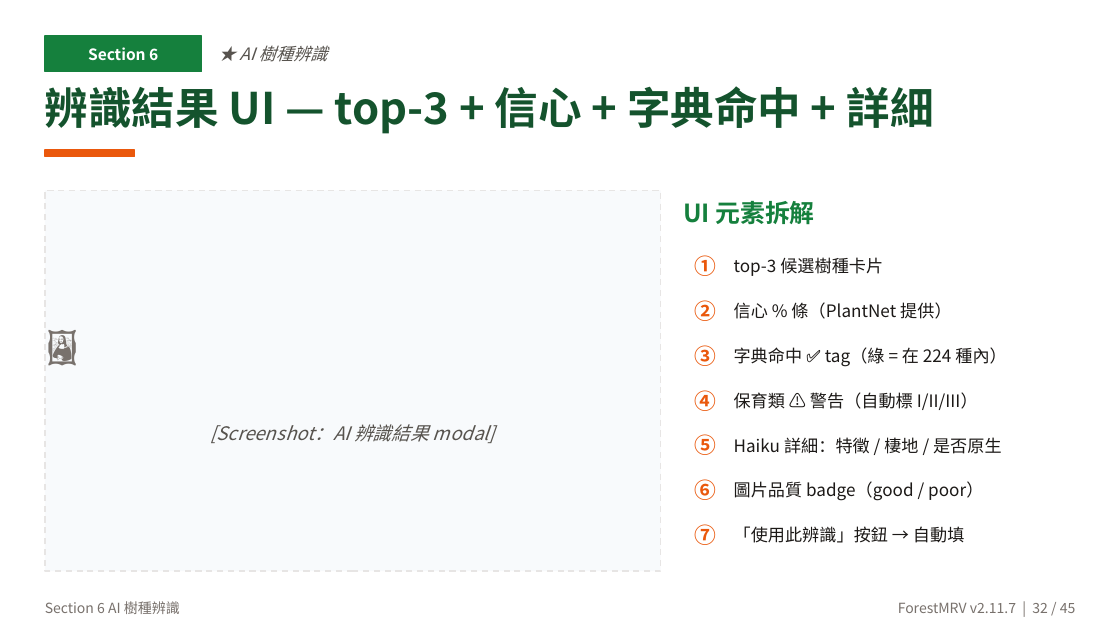
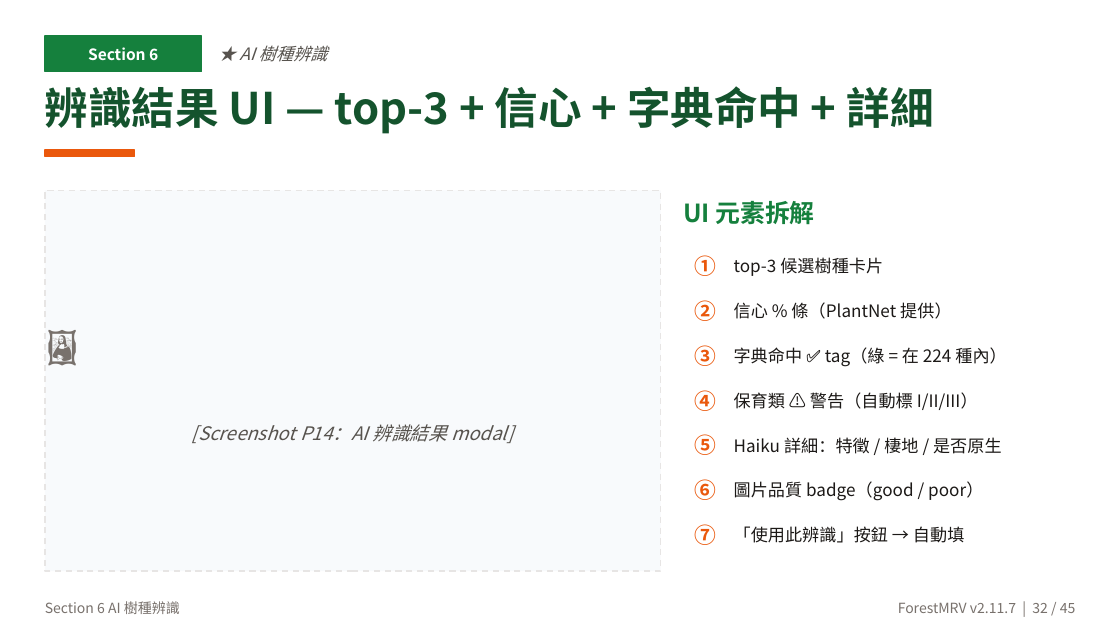
Before and after one commit to cct7366488-collab/2026-forestry-rs, a slide deck: slide 32 of reports/2026-05-mid-demo/01-簡報-ForestMRV系統介紹.pptx. Drawn at 1120x630 pixels with LibreOffice and Linux fonts; fonts in the diff are those of the drawing. Boxes give left, top, right and bottom in pixels: in the first picture for what was removed or moved away, otherwise in the second. Text is boxed around its words. In the diff, an @@ line names an element or a change of style, - is before the commit and + after.

```diff
--- a/reports/2026-05-mid-demo/01-簡報-ForestMRV系統介紹.pptx
+++ b/reports/2026-05-mid-demo/01-簡報-ForestMRV系統介紹.pptx
@@ text at <box>192,424,513,443</box>: text changed @@
-[Screenshot：AI 辨識結果 modal]
+[Screenshot P14：AI 辨識結果 modal]
```
Also in this commit, not shown: 13 other slides changed, 7 other files.
